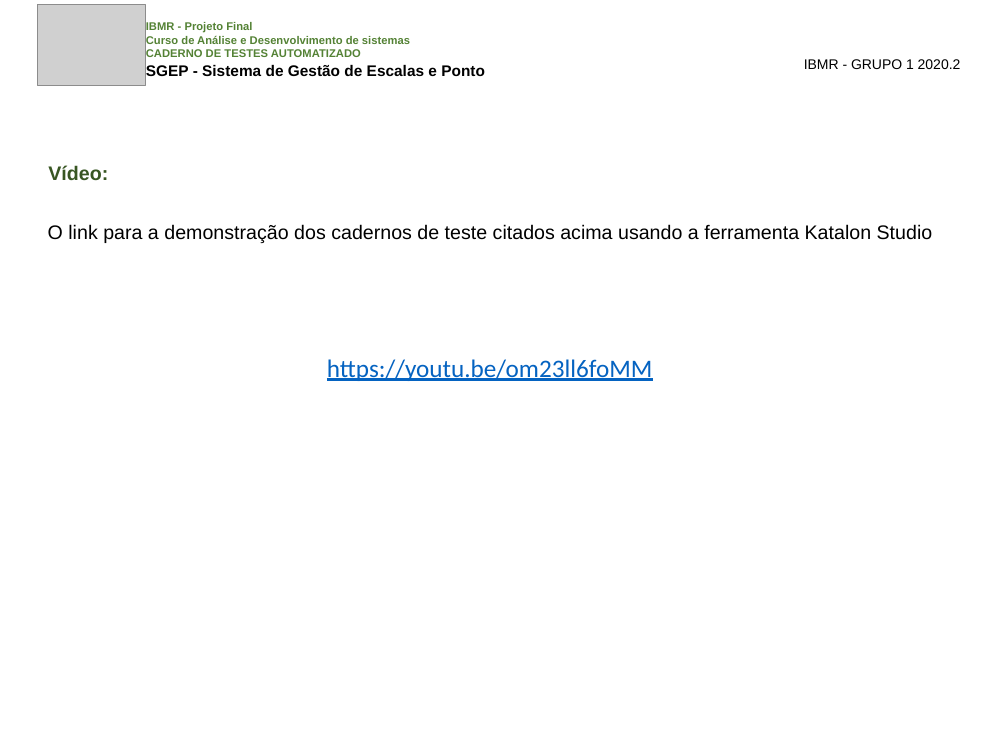
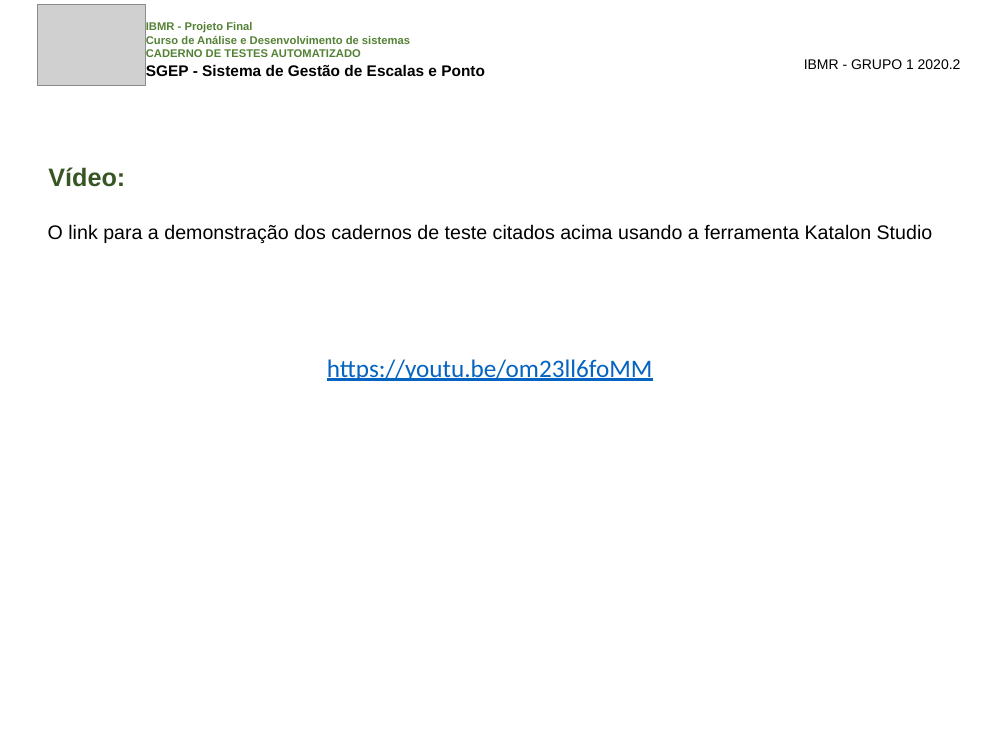
Before and after one commit to samirnagib/ibmr-sgep-doc, a slide deck: slide 8 of 04-DocumentosDoProjeto/04.2-PPTs/Documento de Testes do Sistema.pptx (slide 5 before the commit). Drawn at 1008x756 pixels with LibreOffice and Linux fonts; fonts in the diff are those of the drawing; grey boxes stand for pictures. Boxes give left, top, right and bottom in pixels: in the first picture for what was removed or moved away, otherwise in the second. Text is boxed around its words. In the diff, an @@ line names an element or a change of style, - is before the commit and + after.

```diff
--- a/04-DocumentosDoProjeto/04.2-PPTs/Documento de Testes do Sistema.pptx
+++ b/04-DocumentosDoProjeto/04.2-PPTs/Documento de Testes do Sistema.pptx
@@ text "Vídeo:" at (48, 167, 125, 187): size 14 to 18 pt @@
```
Also in this commit, not shown: 2 other slides changed, 3 slides added, 13 other files.
